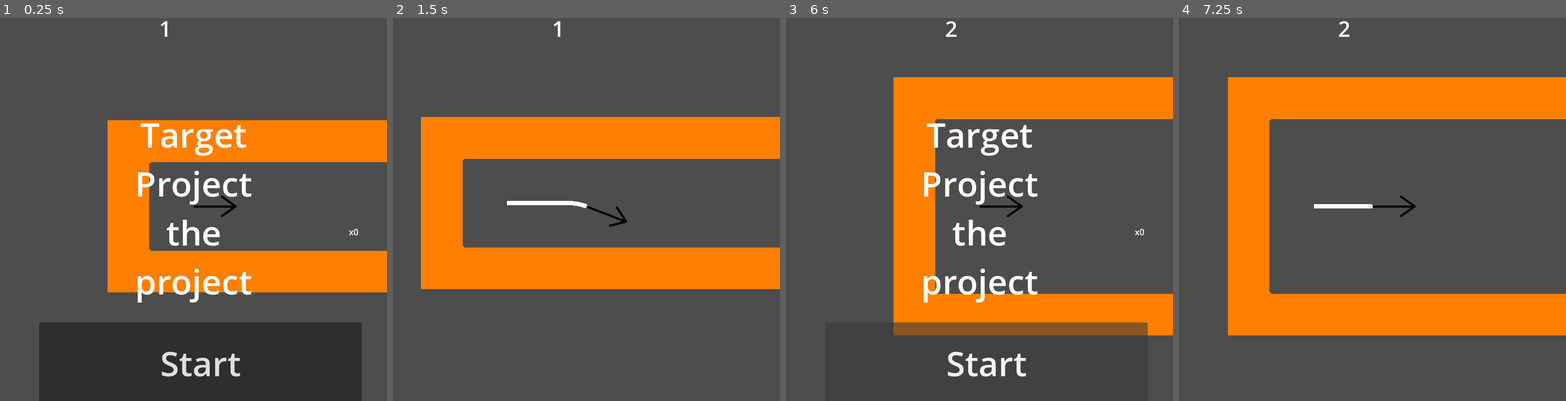
Above: before the commit, frames 1-4 (left to right).
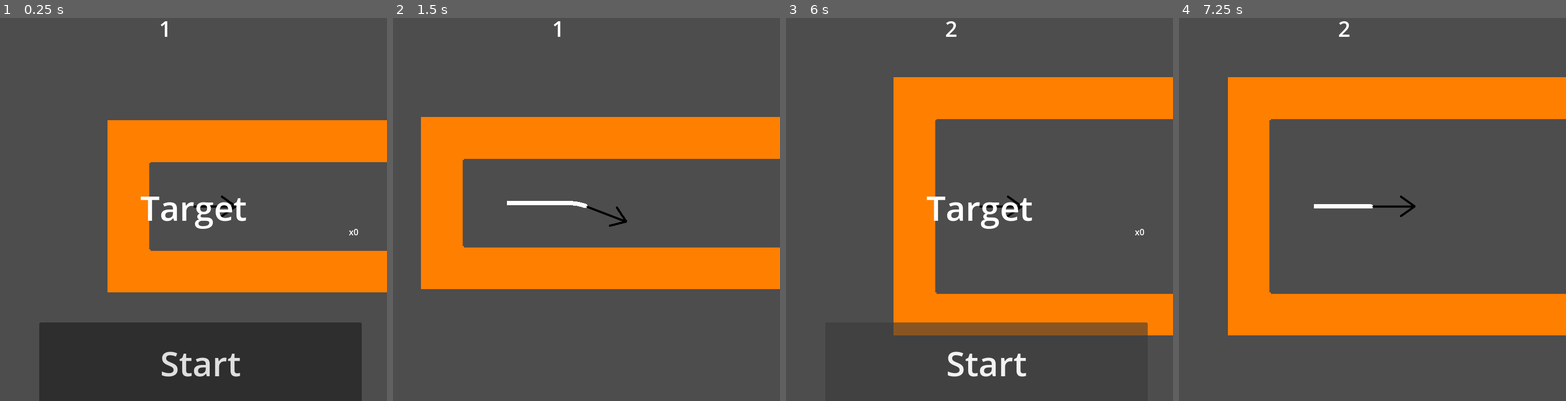
Above: after the commit, the same moments.

Repository: zazak03/jamimag
Game: Godot game, scene res://levels/level_one.tscn
Same seed, same stepped clock (60 frames per second), same inputs: the game is played once before the commit and once after it. The engine's default icon, where the game draws it, is replaced by a stand-in: a white triangle on a blue panel in a dark square.
Inputs:
- Up to frame 1 (0.25 s): no input
- Up to frame 2 (1.5 s): click "Start" at 0.5 s; hold Right (turn_clockwise) from 1.28 s (still down)
- Up to frame 3 (6 s): release Right (turn_clockwise) at 2.03 s; tap Left (turn_counterclockwise) at 2.1, 3.6, 5.1 s; hold Right (turn_clockwise) 2.78-3.53 s; hold Right (turn_clockwise) 4.28-5.03 s; click "Next" at 5.75 s
- Up to frame 4 (7.25 s): click "Start" at 6.5 s

The runs differ from the first frame. In frame 1, 3.3% of the frame differs, in the area x 35-65%, y 27-75%; in frame 2, nothing differs; in frame 3, 3.3%; in frame 4, nothing differs.

Commit message:
survival mode marche

Diff:
--- a/levels/survival_mode.tscn
+++ b/levels/survival_mode.tscn
@@ -1,10 +1,11 @@
-[gd_scene load_steps=7 format=3 uid="uid://byj7fttfyjwpn"]
+[gd_scene load_steps=8 format=3 uid="uid://byj7fttfyjwpn"]
 
 [ext_resource type="Script" path="res://scripts/survival_mode.gd" id="1_eikrt"]
 [ext_resource type="PackedScene" uid="uid://dtijo7v6bahj7" path="res://scenes/fleche_complet.tscn" id="2_5tymi"]
 [ext_resource type="PackedScene" uid="uid://63djbdt0jccm" path="res://scenes/projectile.tscn" id="2_jkjdh"]
 [ext_resource type="PackedScene" uid="uid://o7vlus230k1g" path="res://scenes/mur.tscn" id="4_2jbam"]
 [ext_resource type="PackedScene" uid="uid://brrdayx4y2d5" path="res://scenes/hud.tscn" id="4_3iipn"]
+[ext_resource type="PackedScene" uid="uid://tpcpgbmcxab" path="res://scenes/cible.tscn" id="6_aadbf"]
 
 [sub_resource type="Curve2D" id="Curve2D_kymmt"]
 _data = {
@@ -36,6 +37,9 @@
 position = Vector2(-66, -537)
 rotation = -0.0359984
 
+[node name="cible" parent="BulletPath" instance=ExtResource("6_aadbf")]
+position = Vector2(-3162, 408)
+
 [connection signal="updatehud" from="." to="CanvasLayer" method="_on_template_scene_updatehud"]
 [connection signal="fleche_hit" from="Fleche_complet" to="." method="_on_fleche_complet_fleche_hit"]
 [connection signal="fleche_hit" from="Fleche_complet" to="CanvasLayer" method="_on_fleche_complet_fleche_hit"]
--- a/scenes/hud.tscn
+++ b/scenes/hud.tscn
@@ -48,7 +48,7 @@
 grow_horizontal = 2
 grow_vertical = 2
 theme_override_font_sizes/font_size = 64
-text = "Target Project the project"
+text = "Target"
 horizontal_alignment = 1
 vertical_alignment = 1
 autowrap_mode = 2
